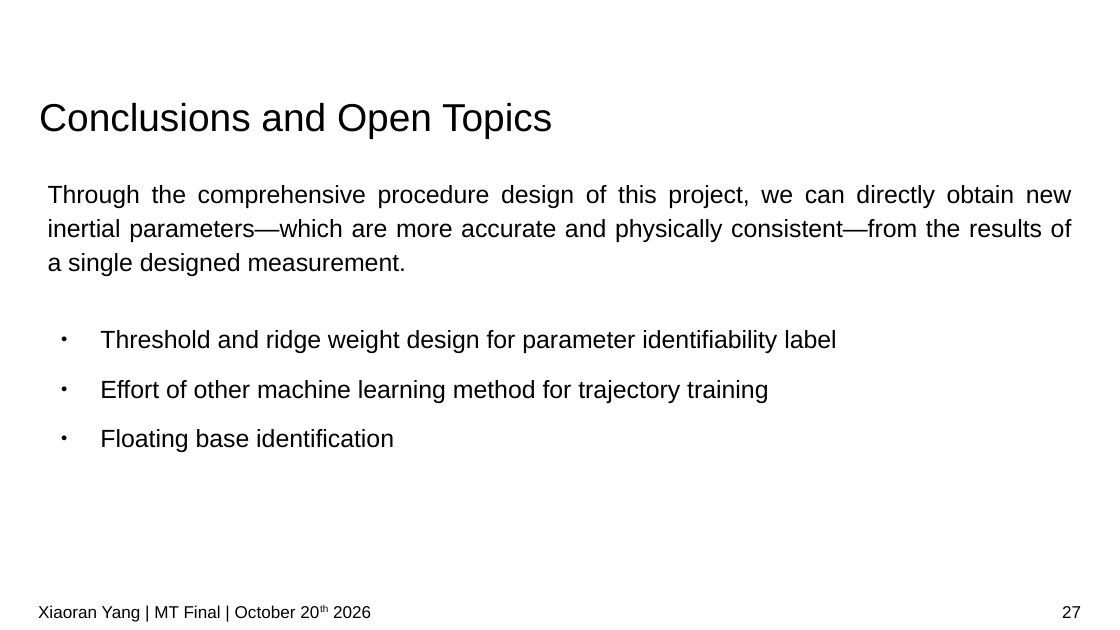
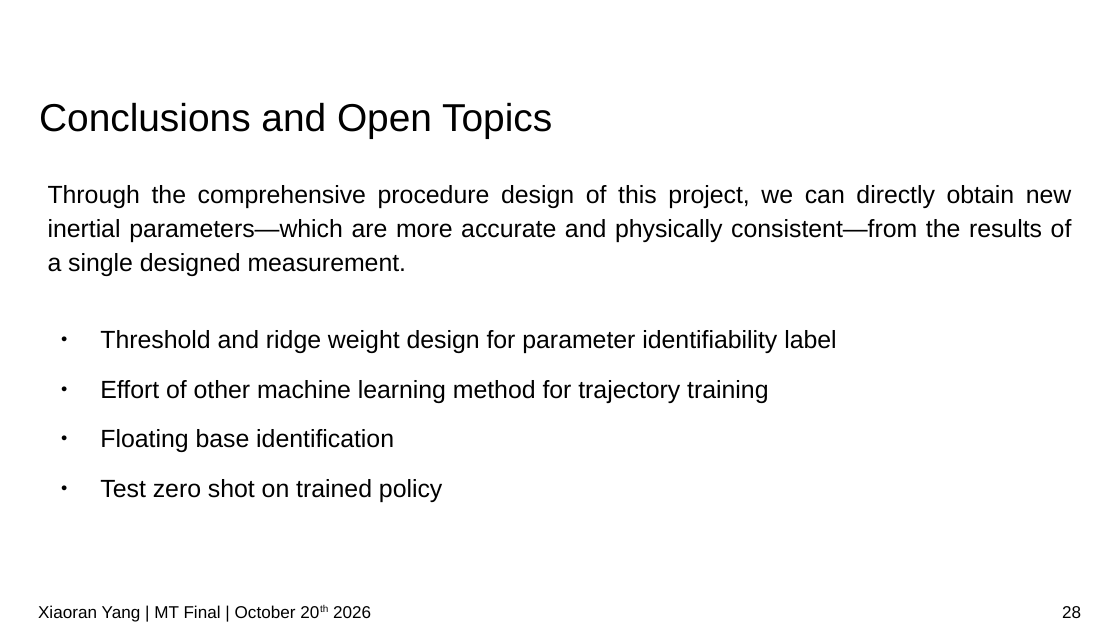
Before and after one commit to IDoccupled/identification, a slide deck: slide 28 of presentation/presentation.odp (slide 27 before the commit). Drawn at 1120x630 pixels with LibreOffice and Linux fonts; fonts in the diff are those of the drawing; background and template pictures are left out. Boxes give left, top, right and bottom in pixels: in the first picture for what was removed or moved away, otherwise in the second. Text is boxed around its words. In the diff, an @@ line names an element or a change of style, - is before the commit and + after.

```diff
--- a/presentation/presentation.odp
+++ b/presentation/presentation.odp
@@ text at bbox=[100, 479, 442, 502]: paragraph added @@
+● Test zero shot on trained policy
@@ page number at bbox=[1062, 606, 1081, 618]: text changed @@
-27
+28
```
Also in this commit, not shown: 13 other slides changed, 2 slides added, 1 slide removed.
